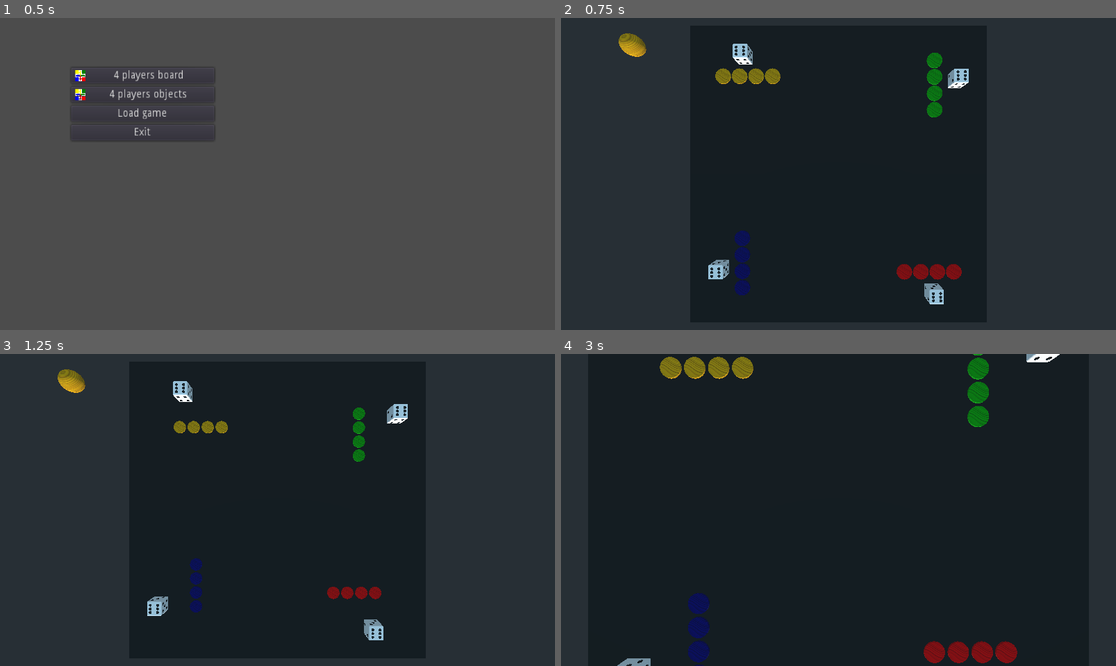
Above: before the commit, frames 1-4 (two rows, left to right).
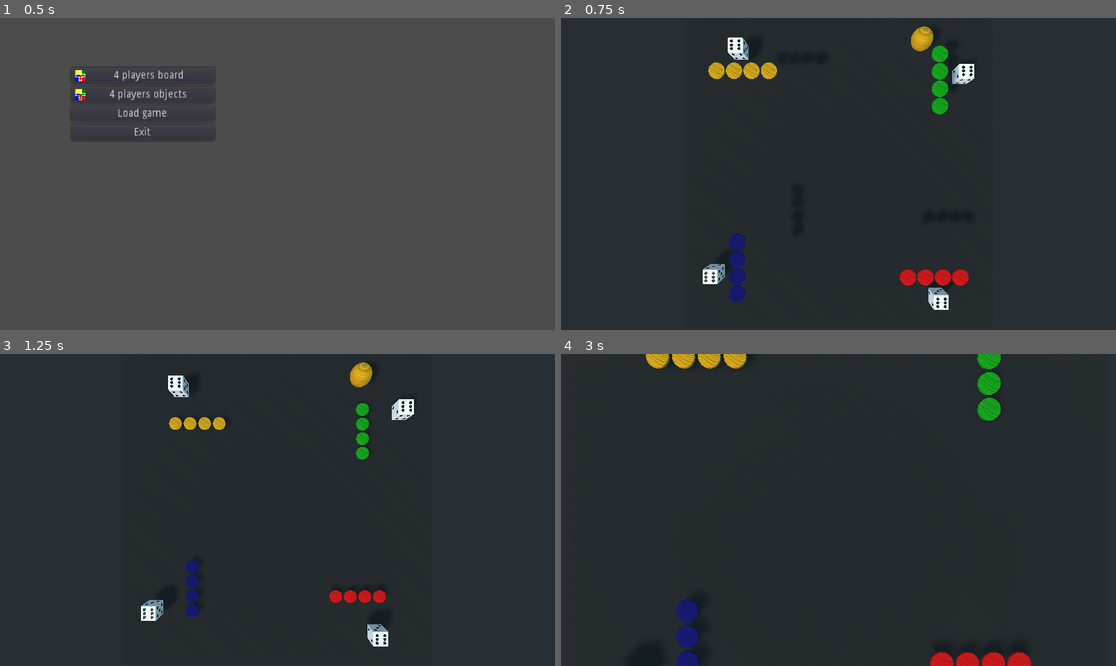
Above: after the commit, the same moments.

Repository: turulomio/gdparchis
Game: Godot game, scene res://scenes/Main.tscn
The game is run twice, just before and just after one commit, with the same random seed, the same clock (stepped at 60 frames per second) and the same inputs.
Inputs (mouse positions are in pixels of both pictures, inside the frame that each line leads up to):
- Up to frame 1 (0.5 s): no input
- Up to frame 2 (0.75 s): click "4 players board" at 0.5 s
- Up to frame 3 (1.25 s): no input
- Up to frame 4 (3 s): move the mouse to (960, 494) at 1.27 s; click (960, 494) at 1.35 s; move the mouse to (727, 525) at 2.02 s; right-click (727, 525) at 2.1 s; move the mouse to (894, 441) at 2.77 s; tap Z (zoom_in) at 2.85 s

Frame 1 is identical in both runs. In frame 2, 4.2% of the frame differs, in the area x 10-75%, y 2-94%; in frame 3, 3.2%; in frame 4, 4.6%, in the area x 10-90%, y 0-100%.

Commit message:
Added shadows

Diff:
--- a/scenes/Game4.tscn
+++ b/scenes/Game4.tscn
@@ -10,11 +10,15 @@
 [node name="Game4" type="Spatial"]
 script = ExtResource( 3 )
 
-[node name="DirectionalLight" type="DirectionalLight" parent="."]
-transform = Transform( 1, 0, 0, 0, 1, 0, 0, 0, 1, 0, 200, 0 )
+[node name="Click" type="AudioStreamPlayer" parent="."]
+stream = ExtResource( 4 )
+
+[node name="Assistant" parent="." instance=ExtResource( 2 )]
+transform = Transform( 1, 0, 0, 0, 1, 0, 0, 0, 1, 15.7311, 5, -25.4102 )
 
 [node name="Camera" type="Camera" parent="."]
-transform = Transform( 1, 0, 0, 0, -4.37114e-08, 1, 0, -1, -4.37114e-08, 0, 49, 0 )
+transform = Transform( 1, 0, 0, 0, 0, 1, 0, -1, 0, 0, 47, 0 )
+doppler_tracking = 2
 __meta__ = {
 "_edit_lock_": true
 }
@@ -23,8 +27,6 @@
 transform = Transform( -1, 0, -8.74228e-08, 0, 1, 0, 8.74228e-08, 0, -1, 0, 0, 0 )
 physics_material_override = SubResource( 1 )
 
-[node name="Assistant" parent="." instance=ExtResource( 2 )]
-transform = Transform( 1, 0, 0, 0, 1, 0, 0, 0, 1, -40.6284, 5, -25.4102 )
-
-[node name="Click" type="AudioStreamPlayer" parent="."]
-stream = ExtResource( 4 )
+[node name="DirectionalLight" type="DirectionalLight" parent="."]
+transform = Transform( 0.707107, 0.5, -0.5, 0, 0.707107, 0.707107, 0.707107, -0.5, 0.5, 0, 10, 0 )
+shadow_enabled = true
